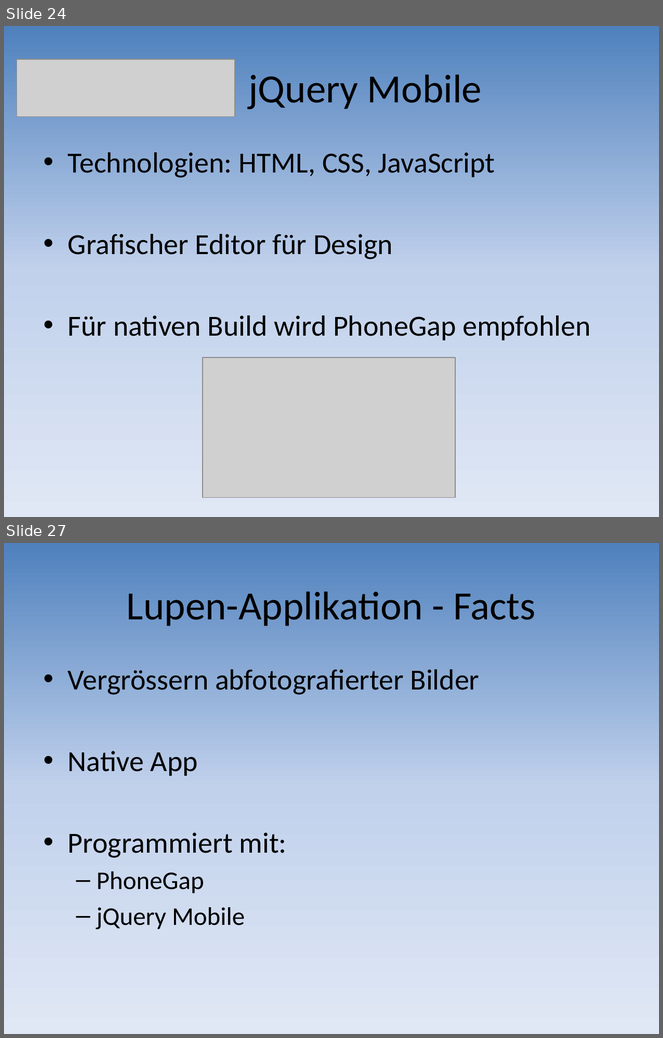
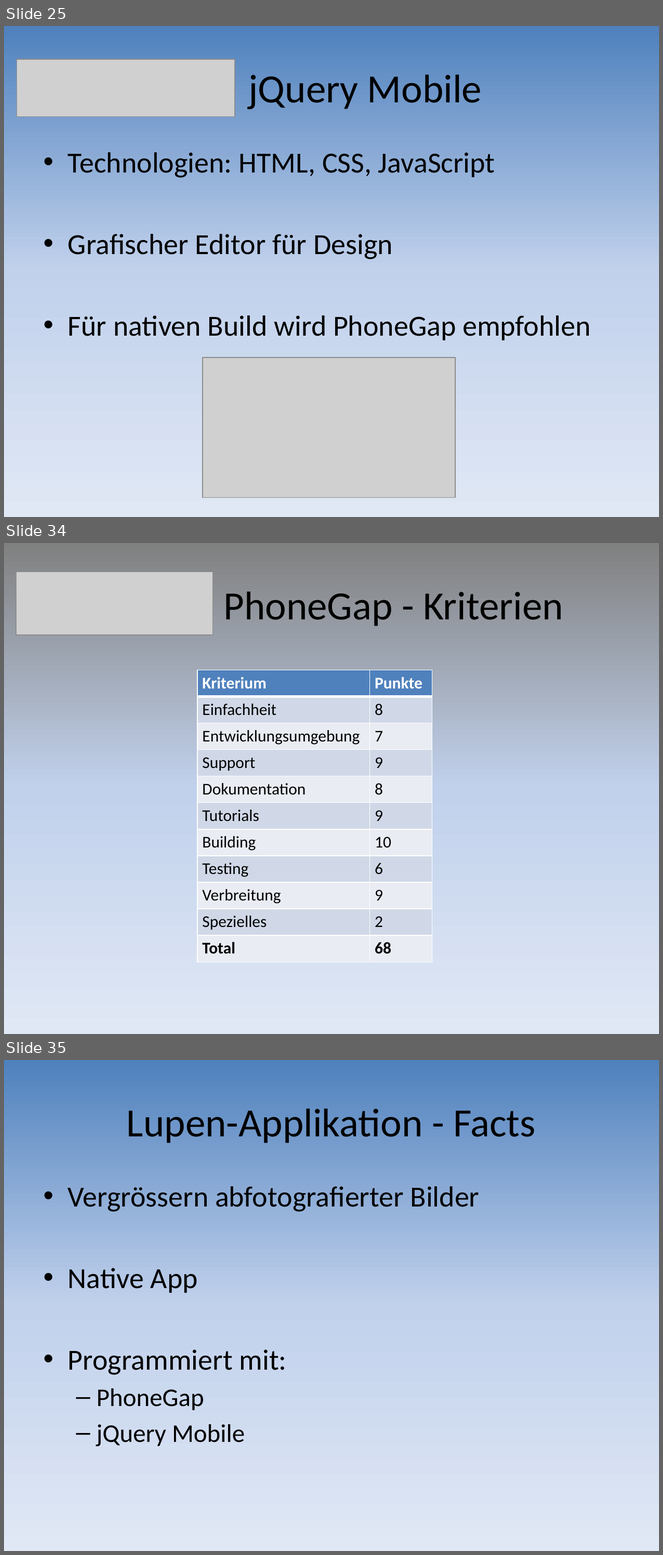
Before and after one commit to mtwords/hand-held, a slide deck: Documents/10_Frameworks_Presentation.pptx. Shown one above the other, each under a label of ours: slides 24 and 27 before the commit, slides 25, 34 and 35 after it; the slides between them are not shown. The pictures are 663x1038 and 663x1555 pixels, drawn with LibreOffice and Linux fonts; fonts in the diff are those of the drawing; grey boxes stand for pictures. Boxes give left, top, right and bottom in pixels: in the first picture for what was removed or moved away, otherwise in the second. Text is boxed around its words. In the diff, an @@ line names an element or a change of style, - is before the commit and + after.

```diff
--- a/Documents/10_Frameworks_Presentation.pptx
+++ b/Documents/10_Frameworks_Presentation.pptx
@@ slide 34 added at bbox=[4, 543, 659, 1034], background gradient #808080 to #C2D1ED to #E1E8F5 @@
@@ picture added at bbox=[16, 572, 213, 635] @@
@@ title added at bbox=[224, 591, 564, 626], 44 pt, text #000000 @@
+PhoneGap - Kriterien
@@ table added at bbox=[197, 670, 432, 962], 11 rows, 2 columns @@
+Kriterium | Punkte
+Einfachheit | 8
+Entwicklungsumgebung | 7
+Support | 9
+Dokumentation | 8
+Tutorials | 9
+Building | 10
+Testing | 6
+Verbreitung | 9
+Spezielles | 2
+Total | 68
@@ what was slide 24 is now slide 25 @@
@@ what was slide 27 is now slide 35 @@
```
Also in this commit, not shown: 7 slides changed, 12 other slides added, 1 slide removed.
